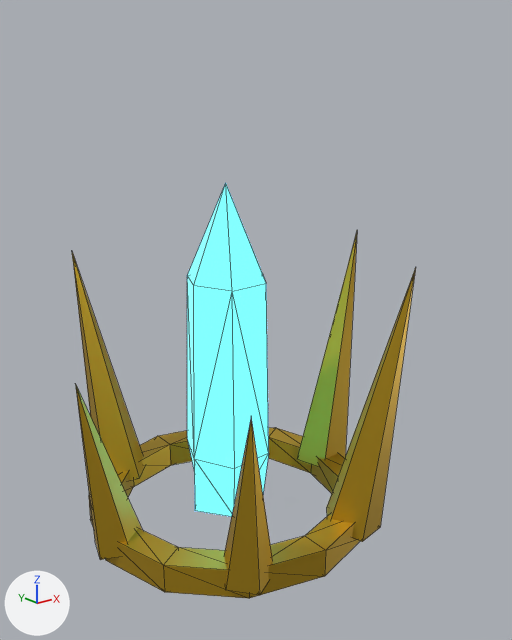
What one commit did to the glTF model public/assets/parts/dc_kade_crown.glb.
Before and after are seen from a 50 mm camera at (-0.359, -0.489, 0.368) aimed at (0.02, -0.016, 0.179). Lighting does not change. The marker at lower left points along +X, +Y and +Z. The first picture is the older version. Mesh edges are drawn as thin lines. Where no turn or scale is listed for an object, it has been applied to the vertices. Vertices at exactly the same position are counted once.

Objects in the first picture: 'part.dc_kade_crown'.
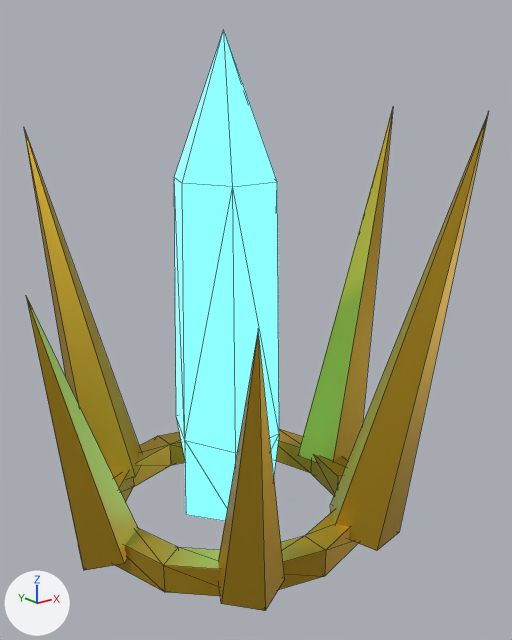
Where the newer file only moved an object's origin or applied its transform, the numbers keep the older frame.

Changed parts and their boxes [x1, y1, x2, y2] in the pictures (512 x 640 px; the box of a moved part takes in the faces that stretch with it):
'part.dc_kade_crown', reshaped (35% wider, 40% taller): before [72, 183, 416, 598]; after [24, 30, 489, 611]
part 1 of me_deep_kit, moved or reshaped: before [187, 183, 269, 517]; after [174, 30, 279, 521]
part 2 of me_deep_kit, moved or reshaped: before [72, 233, 416, 595]; after [24, 109, 489, 611]

The edits, one by one:
me_deep_kit is used by ob_part_dc_kade_crown; location (0.008, -0.001, 0.144).
me_deep_kit had 103 vertices, 178 faces and spanned x -0.155..0.155, y -0.14..0.14, z -0.156..0.156.
me_deep_kit now has 103 vertices, 178 faces and spans x -0.187..0.199, y -0.178..0.177, z -0.156..0.276.
me_deep_kit part 1: the loose piece of 19 vertices spanning x -0.048..0.033, y -0.037..0.039, z -0.144..0.156 is scaled about its middle by (1.25, 1.25, 1.4), then moved by (0.0, 0.0, 0.06).
me_deep_kit part 2: 36 of 103 vertices moved; they spanned x -0.155..0.155, y -0.14..0.14, z -0.148..0.098 and now span x -0.187..0.199, y -0.178..0.177, z -0.151..0.217; mean shift (0.0, 0.0, 0.017); largest move (0.155, 0.001, 0.098) -> (0.199, 0.001, 0.217).
